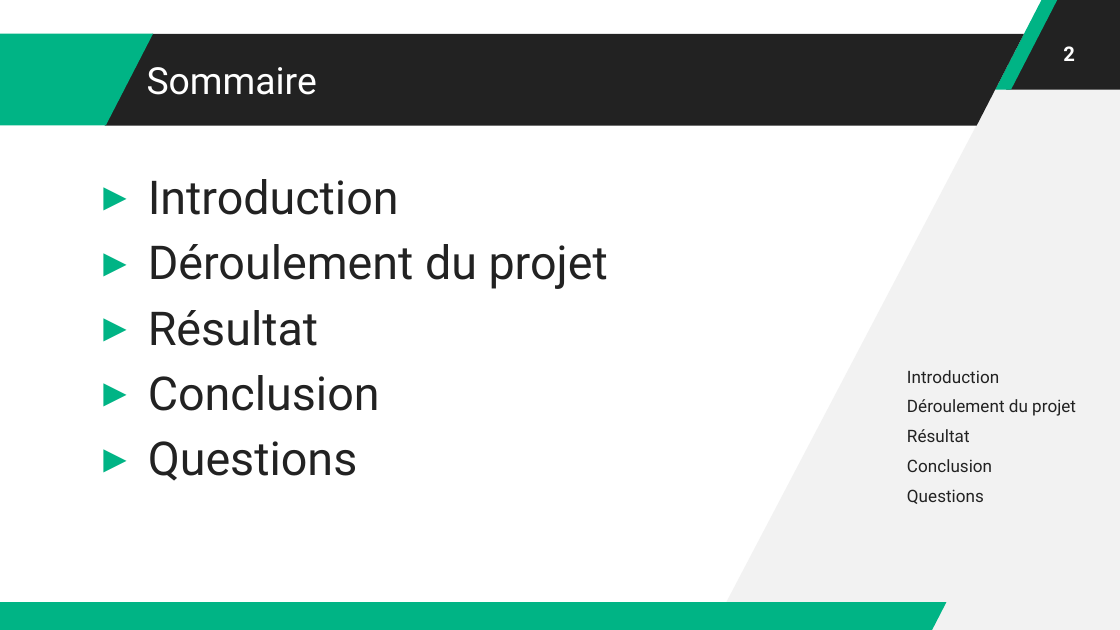
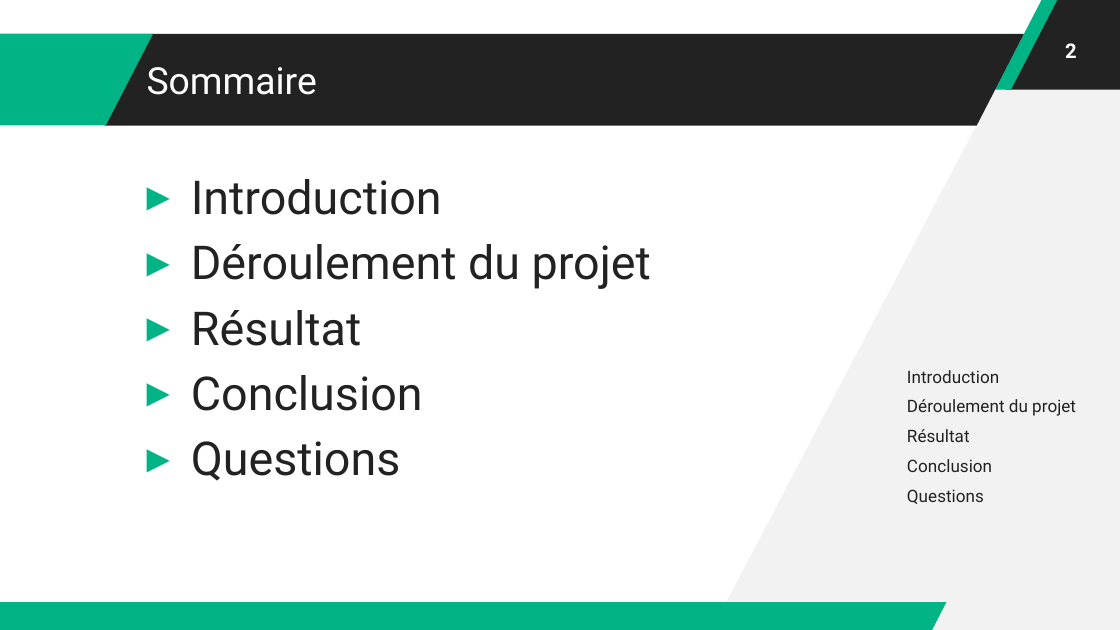
Before and after one commit to ChristianCarbonara/TPI, a slide deck: slide 2 of Documentation/William.pptx. Drawn at 1120x630 pixels with LibreOffice and Linux fonts; fonts in the diff are those of the drawing. Boxes give left, top, right and bottom in pixels: in the first picture for what was removed or moved away, otherwise in the second. Text is boxed around its words. In the diff, an @@ line names an element or a change of style, - is before the commit and + after.

```diff
--- a/Documentation/William.pptx
+++ b/Documentation/William.pptx
@@ text "Introduction" moved from (x1=148, y1=179, x2=608, y2=481) to (x1=191, y1=179, x2=651, y2=481) @@
```
Also in this commit, not shown: 4 other slides changed, 2 slides added, 1 slide removed.
